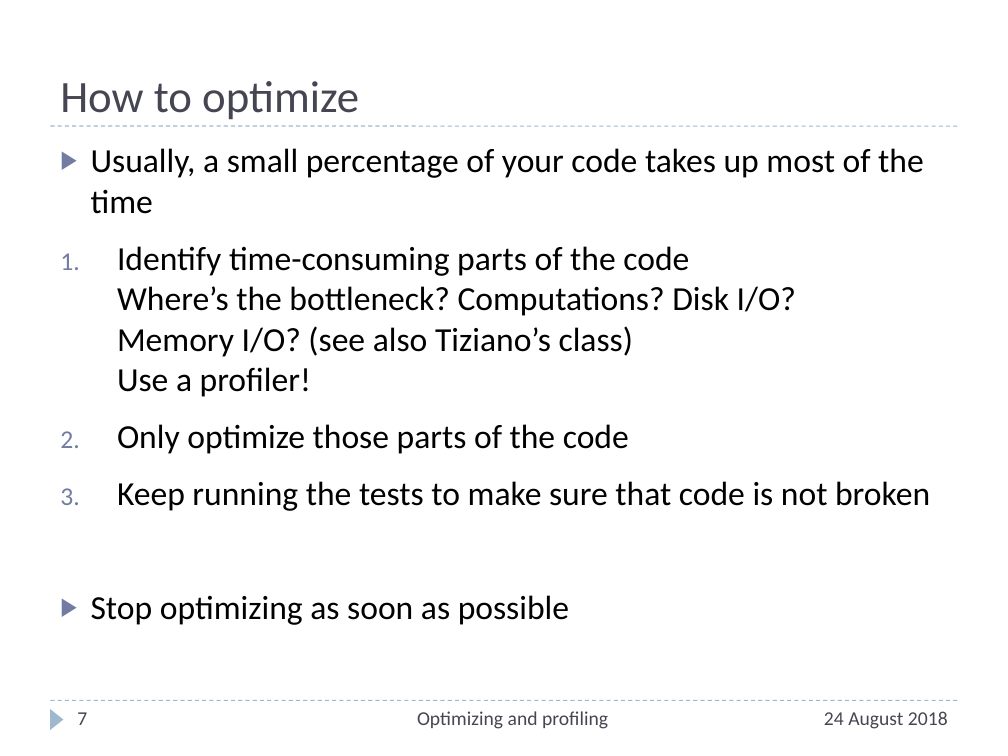
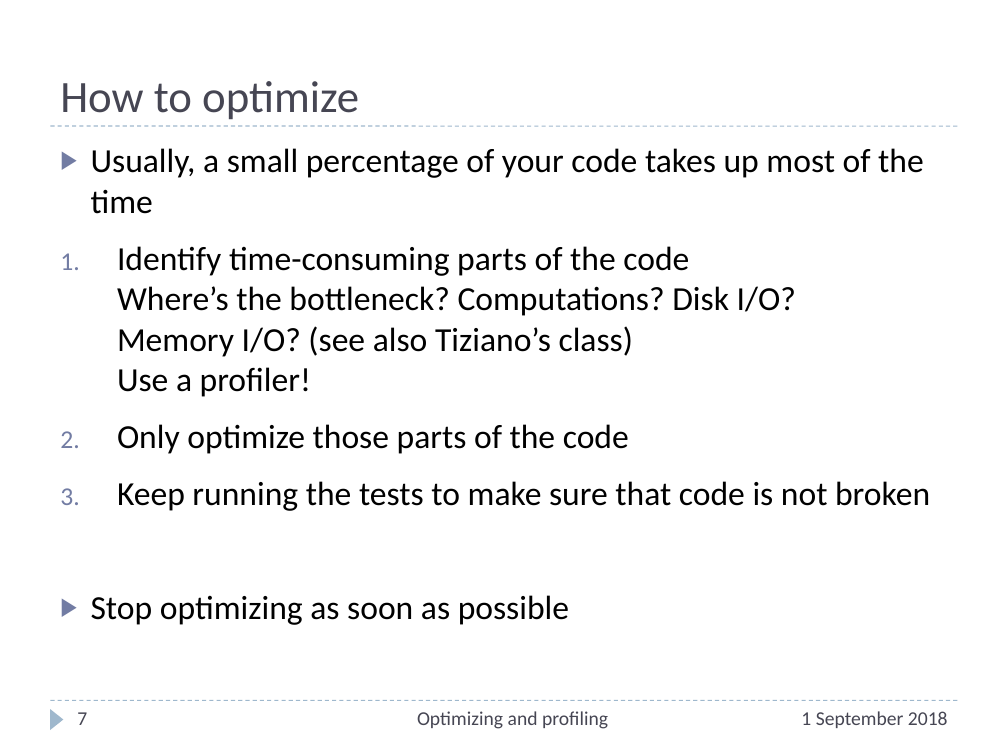
Before and after one commit to ASPP/testing_debugging_profiling, a slide deck: slide 7 of profiling.pptx. Drawn at 1008x756 pixels with LibreOffice and Linux fonts; fonts in the diff are those of the drawing. Boxes give left, top, right and bottom in pixels: in the first picture for what was removed or moved away, otherwise in the second. Text is boxed around its words. In the diff, an @@ line names an element or a change of style, - is before the commit and + after.

```diff
--- a/profiling.pptx
+++ b/profiling.pptx
@@ text at (801, 711, 948, 728): text changed @@
-24 August 2018
+1 September 2018
```
Also in this commit, not shown: 19 other slides changed.
